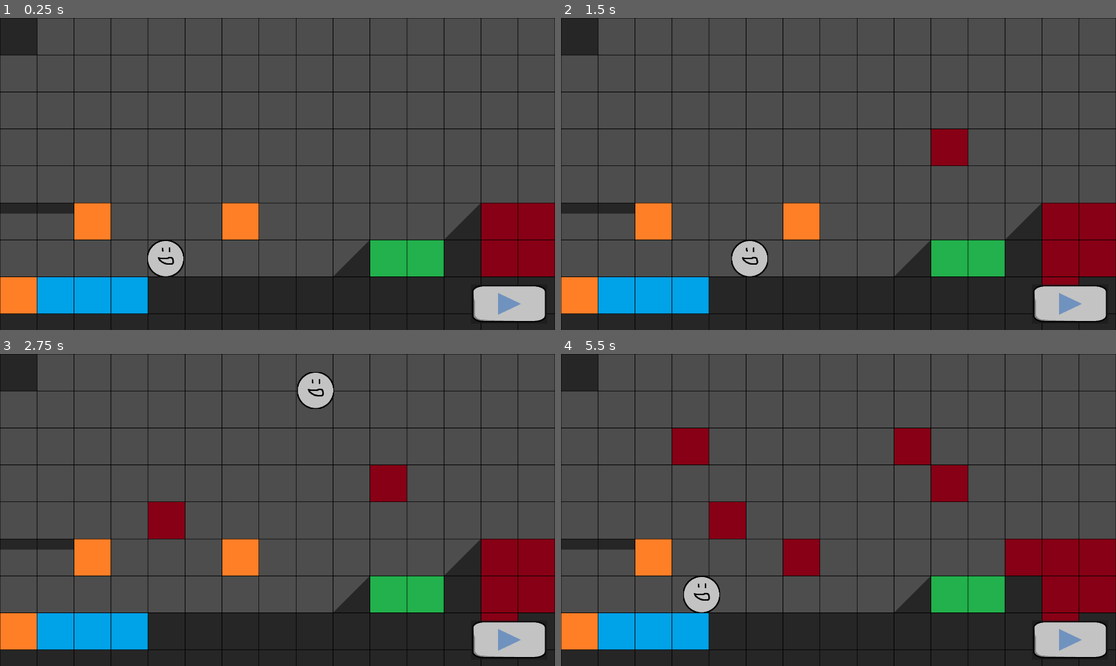
Above: before the commit, frames 1-4 (two rows, left to right).
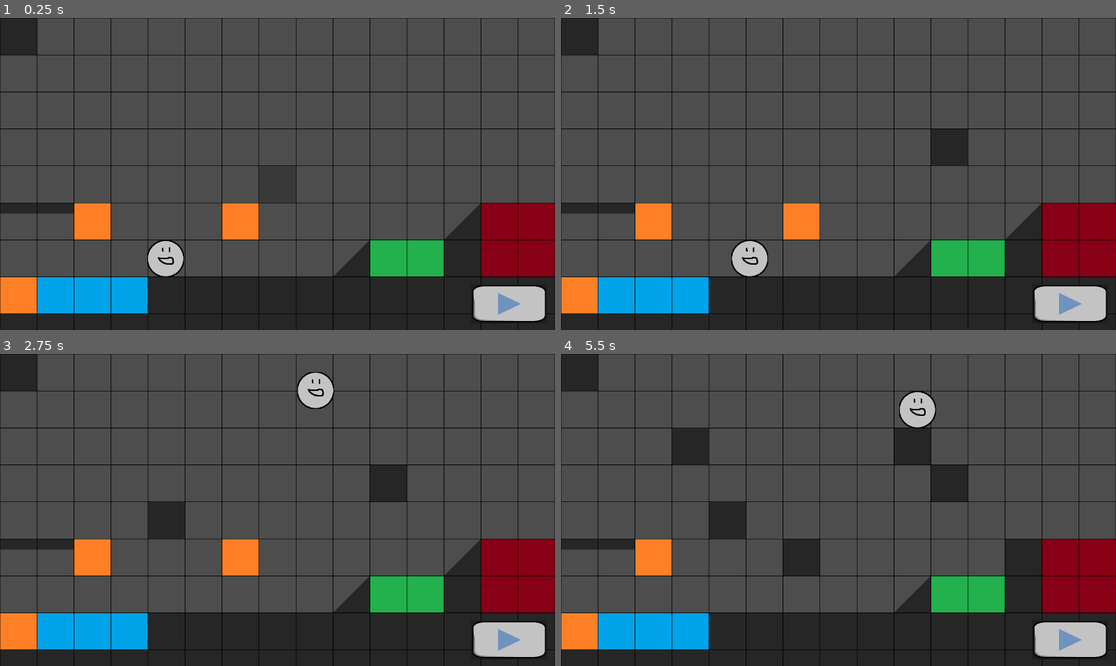
Above: after the commit, the same moments.

Repository: superwhack/levelsmith-platformer
Game: Godot game, scene res://Scenes/node_2d.tscn
Two runs of this game, one before a commit and one after it. Both use one fixed random seed, a clock stepped at 60 frames per second and the inputs below.
Inputs (mouse positions are in pixels of both pictures, inside the frame that each line leads up to):
- Up to frame 1 (0.25 s): no input
- Up to frame 2 (1.5 s): click (1071, 305) at 0.5 s; tap Enter at 1.25 s; move the mouse to (960, 158) at 1.27 s; press the mouse at (960, 158) at 1.28 s; hold Right (right) from 1.28 s (still down)
- Up to frame 3 (2.75 s): keep holding Right (right); tap Space (jump) at 1.52, 2.27 s; right-click (399, 494) at 1.55 s; move the mouse to (166, 525) at 2.02 s; release the mouse at (166, 525) at 2.03 s; right-click (166, 525) at 2.1 s; click (166, 525) at 2.3 s
- Up to frame 4 (5.5 s): move the mouse to (894, 441) at 2.77 s; release Right (right) at 2.78 s; press the mouse at (894, 441) at 2.78 s; hold Left (left) 2.78-3.53 s; right-click (894, 441) at 3.05 s; move the mouse to (810, 572) at 3.52 s; release the mouse at (810, 572) at 3.53 s; hold Right (right) 3.53-5.03 s; right-click (810, 572) at 3.6 s; tap Space (jump) at 3.77, 4.52, 5.27 s; click (810, 572) at 3.8 s; move the mouse to (1005, 556) at 4.27 s; press the mouse at (1005, 556) at 4.28 s; right-click (1005, 556) at 4.55 s; move the mouse to (672, 463) at 5.02 s; release the mouse at (672, 463) at 5.03 s; hold Left (left) from 5.03 s (still down); right-click (672, 463) at 5.1 s; click (672, 463) at 5.3 s

The runs differ from the first frame. In frame 2, 1.0% of the frame differs, in the area x 66-94%, y 35-86%; in frame 3, 1.7%; in frame 4, 6.1%, in the area x 20-94%, y 11-86%.

Commit message:
preview tile implemented

Diff:
--- /dev/null
+++ b/levelsmith-platformer/Resources/TileSet.tres
@@ -0,0 +1,85 @@
+[gd_resource type="TileSet" format=3 uid="uid://d1n0acfj67o7r"]
+
+[ext_resource type="Texture2D" uid="uid://bb7ntbfefykop" path="res://Assets/Sprites/Tiles/Solid.png" id="1_00q1o"]
+[ext_resource type="Texture2D" uid="uid://pjdhb2te74w5" path="res://Assets/Sprites/Tiles/Death.png" id="2_cn8lu"]
+[ext_resource type="Texture2D" uid="uid://dmxmkfoute7gj" path="res://Assets/Sprites/Tiles/OneWay.png" id="3_alyph"]
+[ext_resource type="Texture2D" uid="uid://0ytag227enwn" path="res://Assets/Sprites/Tiles/Ice.png" id="4_6ba2f"]
+[ext_resource type="Texture2D" uid="uid://6bkm68b4v1w3" path="res://Assets/Sprites/Tiles/Sticky.png" id="5_8sjof"]
+[ext_resource type="Texture2D" uid="uid://cw3was5c5db7p" path="res://Assets/Sprites/Tiles/Bounce.png" id="6_me1w5"]
+[ext_resource type="Texture2D" uid="uid://dhaaqxr1wx2qb" path="res://Assets/Sprites/Tiles/Slope.png" id="7_jbnof"]
+
+[sub_resource type="TileSetAtlasSource" id="TileSetAtlasSource_rjqkl"]
+texture = ExtResource("1_00q1o")
+texture_region_size = Vector2i(128, 128)
+0:0/0 = 0
+0:0/0/physics_layer_0/polygon_0/points = PackedVector2Array(-64, -64, 64, -64, 64, 64, -64, 64, -64, -64)
+0:0/0/custom_data_3 = "solid"
+
+[sub_resource type="TileSetAtlasSource" id="TileSetAtlasSource_d2bti"]
+texture = ExtResource("2_cn8lu")
+texture_region_size = Vector2i(128, 128)
+0:0/0 = 0
+0:0/0/physics_layer_0/polygon_0/points = PackedVector2Array(-64, -64, 64, -64, 64, 64, -64, 64)
+0:0/0/custom_data_2 = 5
+0:0/0/custom_data_3 = "hazard"
+
+[sub_resource type="TileSetAtlasSource" id="TileSetAtlasSource_flf07"]
+texture = ExtResource("3_alyph")
+texture_region_size = Vector2i(128, 128)
+0:0/0 = 0
+0:0/0/physics_layer_0/polygon_0/points = PackedVector2Array(-64, -64, -64, -26.620003, 64, -26.620003, 64, -64, -64, -64)
+0:0/0/physics_layer_0/polygon_0/one_way = true
+0:0/0/custom_data_3 = "oneway"
+
+[sub_resource type="TileSetAtlasSource" id="TileSetAtlasSource_ta5nu"]
+texture = ExtResource("4_6ba2f")
+texture_region_size = Vector2i(128, 128)
+0:0/0 = 0
+0:0/0/physics_layer_0/polygon_0/points = PackedVector2Array(-64, -64, 64, -64, 64, 64, -64, 64)
+0:0/0/custom_data_1 = 3.0
+0:0/0/custom_data_3 = "ice"
+
+[sub_resource type="TileSetAtlasSource" id="TileSetAtlasSource_k73cj"]
+texture = ExtResource("5_8sjof")
+texture_region_size = Vector2i(128, 128)
+0:0/0 = 0
+0:0/0/physics_layer_0/polygon_0/points = PackedVector2Array(-64, -64, 64, -64, 64, 64, -64, 64)
+0:0/0/custom_data_3 = "slow"
+
+[sub_resource type="TileSetAtlasSource" id="TileSetAtlasSource_hqns4"]
+texture = ExtResource("6_me1w5")
+texture_region_size = Vector2i(128, 128)
+0:0/0 = 0
+0:0/0/physics_layer_0/polygon_0/points = PackedVector2Array(-64, -64, -64, 64, 64, 64, 64, -64)
+0:0/0/custom_data_0 = 1.0
+0:0/0/custom_data_3 = "bounce"
+
+[sub_resource type="TileSetAtlasSource" id="TileSetAtlasSource_x0ka3"]
+texture = ExtResource("7_jbnof")
+texture_region_size = Vector2i(128, 128)
+0:0/0 = 0
+0:0/0/physics_layer_0/polygon_0/points = PackedVector2Array(-64, -64, 64, 64, -64, 64)
+0:0/0/custom_data_3 = "slope"
+1:0/0 = 0
+1:0/0/physics_layer_0/polygon_0/points = PackedVector2Array(-64, -23.716003, 64, 19.844002, 64, 64, -64, 64)
+2:0/0 = 0
+2:0/0/physics_layer_0/polygon_0/points = PackedVector2Array(-64, 19.844002, -64, 64, 64, 64)
+
+[resource]
+tile_size = Vector2i(128, 128)
+physics_layer_0/collision_layer = 1
+custom_data_layer_0/name = "bounce"
+custom_data_layer_0/type = 3
+custom_data_layer_1/name = "friction"
+custom_data_layer_1/type = 3
+custom_data_layer_2/name = "damage"
+custom_data_layer_2/type = 2
+custom_data_layer_3/name = "name"
+custom_data_layer_3/type = 4
+sources/0 = SubResource("TileSetAtlasSource_rjqkl")
+sources/1 = SubResource("TileSetAtlasSource_d2bti")
+sources/3 = SubResource("TileSetAtlasSource_ta5nu")
+sources/2 = SubResource("TileSetAtlasSource_flf07")
+sources/4 = SubResource("TileSetAtlasSource_k73cj")
+sources/5 = SubResource("TileSetAtlasSource_hqns4")
+sources/6 = SubResource("TileSetAtlasSource_x0ka3")
--- a/levelsmith-platformer/Scenes/EditingState.tscn
+++ b/levelsmith-platformer/Scenes/EditingState.tscn
@@ -1,90 +1,8 @@
 [gd_scene format=4 uid="uid://caq0xpjy4ivf0"]
 
 [ext_resource type="Script" uid="uid://j3321yekjhij" path="res://Scripts/EditorManager.gd" id="1_3goer"]
-[ext_resource type="Texture2D" uid="uid://bb7ntbfefykop" path="res://Assets/Sprites/Tiles/Solid.png" id="2_coe6j"]
-[ext_resource type="Texture2D" uid="uid://wm003qlxb4yh" path="res://Assets/Sprites/Tiles/Death.png" id="3_73dr1"]
-[ext_resource type="Texture2D" uid="uid://0ytag227enwn" path="res://Assets/Sprites/Tiles/Ice.png" id="4_l8xcd"]
-[ext_resource type="Texture2D" uid="uid://dmxmkfoute7gj" path="res://Assets/Sprites/Tiles/OneWay.png" id="5_0tui6"]
-[ext_resource type="Texture2D" uid="uid://6bkm68b4v1w3" path="res://Assets/Sprites/Tiles/Sticky.png" id="6_wnpog"]
-[ext_resource type="Texture2D" uid="uid://cw3was5c5db7p" path="res://Assets/Sprites/Tiles/Bounce.png" id="7_qlwba"]
-[ext_resource type="Texture2D" uid="uid://dhaaqxr1wx2qb" path="res://Assets/Sprites/Tiles/Slope.png" id="8_g86xp"]
+[ext_resource type="TileSet" uid="uid://d1n0acfj67o7r" path="res://Resources/TileSet.tres" id="2_8t3j3"]
 [ext_resource type="Texture2D" uid="uid://cwhg3tjyytxee" path="res://Assets/Sprites/Tiles/GridLine.png" id="9_2u2e6"]
-
-[sub_resource type="TileSetAtlasSource" id="TileSetAtlasSource_rjqkl"]
-texture = ExtResource("2_coe6j")
-texture_region_size = Vector2i(128, 128)
-0:0/0 = 0
-0:0/0/physics_layer_0/polygon_0/points = PackedVector2Array(-64, -64, 64, -64, 64, 64, -64, 64, -64, -64)
-0:0/0/custom_data_3 = "solid"
-
-[sub_resource type="TileSetAtlasSource" id="TileSetAtlasSource_d2bti"]
-texture = ExtResource("3_73dr1")
-texture_region_size = Vector2i(128, 128)
-0:0/0 = 0
-0:0/0/physics_layer_0/polygon_0/points = PackedVector2Array(-64, -64, 64, -64, 64, 64, -64, 64)
-0:0/0/custom_data_2 = 5
-0:0/0/custom_data_3 = "hazard"
-
-[sub_resource type="TileSetAtlasSource" id="TileSetAtlasSource_flf07"]
-texture = ExtResource("5_0tui6")
-texture_region_size = Vector2i(128, 128)
-0:0/0 = 0
-0:0/0/physics_layer_0/polygon_0/points = PackedVector2Array(-64, -64, -64, -26.620003, 64, -26.620003, 64, -64, -64, -64)
-0:0/0/physics_layer_0/polygon_0/one_way = true
-0:0/0/custom_data_3 = "oneway"
-
-[sub_resource type="TileSetAtlasSource" id="TileSetAtlasSource_ta5nu"]
-texture = ExtResource("4_l8xcd")
-texture_region_size = Vector2i(128, 128)
-0:0/0 = 0
-0:0/0/physics_layer_0/polygon_0/points = PackedVector2Array(-64, -64, 64, -64, 64, 64, -64, 64)
-0:0/0/custom_data_1 = 3.0
-0:0/0/custom_data_3 = "ice"
-
-[sub_resource type="TileSetAtlasSource" id="TileSetAtlasSource_k73cj"]
-texture = ExtResource("6_wnpog")
-texture_region_size = Vector2i(128, 128)
-0:0/0 = 0
-0:0/0/physics_layer_0/polygon_0/points = PackedVector2Array(-64, -64, 64, -64, 64, 64, -64, 64)
-0:0/0/custom_data_3 = "slow"
-
-[sub_resource type="TileSetAtlasSource" id="TileSetAtlasSource_hqns4"]
-texture = ExtResource("7_qlwba")
-texture_region_size = Vector2i(128, 128)
-0:0/0 = 0
-0:0/0/physics_layer_0/polygon_0/points = PackedVector2Array(-64, -64, -64, 64, 64, 64, 64, -64)
-0:0/0/custom_data_0 = 1.0
-0:0/0/custom_data_3 = "bounce"
-
-[sub_resource type="TileSetAtlasSource" id="TileSetAtlasSource_x0ka3"]
-texture = ExtResource("8_g86xp")
-texture_region_size = Vector2i(128, 128)
-0:0/0 = 0
-0:0/0/physics_layer_0/polygon_0/points = PackedVector2Array(-64, -64, 64, 64, -64, 64)
-0:0/0/custom_data_3 = "slope"
-1:0/0 = 0
-1:0/0/physics_layer_0/polygon_0/points = PackedVector2Array(-64, -23.716003, 64, 19.844002, 64, 64, -64, 64)
-2:0/0 = 0
-2:0/0/physics_layer_0/polygon_0/points = PackedVector2Array(-64, 19.844002, -64, 64, 64, 64)
-
-[sub_resource type="TileSet" id="TileSet_4d7sh"]
-tile_size = Vector2i(128, 128)
-physics_layer_0/collision_layer = 1
-custom_data_layer_0/name = "bounce"
-custom_data_layer_0/type = 3
-custom_data_layer_1/name = "friction"
-custom_data_layer_1/type = 3
-custom_data_layer_2/name = "damage"
-custom_data_layer_2/type = 2
-custom_data_layer_3/name = "name"
-custom_data_layer_3/type = 4
-sources/0 = SubResource("TileSetAtlasSource_rjqkl")
-sources/1 = SubResource("TileSetAtlasSource_d2bti")
-sources/3 = SubResource("TileSetAtlasSource_ta5nu")
-sources/2 = SubResource("TileSetAtlasSource_flf07")
-sources/4 = SubResource("TileSetAtlasSource_k73cj")
-sources/5 = SubResource("TileSetAtlasSource_hqns4")
-sources/6 = SubResource("TileSetAtlasSource_x0ka3")
 
 [sub_resource type="PhysicsMaterial" id="PhysicsMaterial_hqns4"]
 
@@ -111,27 +29,17 @@
 physics_layer_2/physics_material = SubResource("PhysicsMaterial_ir8iy")
 sources/1 = SubResource("TileSetAtlasSource_0h7mo")
 
-[sub_resource type="TileSet" id="TileSet_d2bti"]
-tile_size = Vector2i(128, 128)
-physics_layer_0/collision_layer = 1
-physics_layer_0/physics_material = SubResource("PhysicsMaterial_hqns4")
-physics_layer_1/collision_layer = 2
-physics_layer_1/collision_mask = 2
-physics_layer_1/physics_material = SubResource("PhysicsMaterial_rj586")
-physics_layer_2/collision_layer = 4
-physics_layer_2/collision_mask = 4
-physics_layer_2/physics_material = SubResource("PhysicsMaterial_ir8iy")
-
 [node name="EditorManager" type="Node2D" unique_id=2045534837]
 script = ExtResource("1_3goer")
 
 [node name="Tiles" type="TileMapLayer" parent="." unique_id=1452837543]
 tile_map_data = PackedByteArray("AAAAAAcABQAAAAAAAAABAAcAAwAAAAAAAAACAAcAAwAAAAAAAAADAAcAAwAAAAAAAAAEAAcAAAAAAAAAAAAFAA …(1456 unchanged characters)…
-tile_set = SubResource("TileSet_4d7sh")
+tile_set = ExtResource("2_8t3j3")
 
 [node name="GridLines" type="TileMapLayer" parent="." unique_id=669187714]
 tile_map_data = PackedByteArray("AAAAAAAAAQAAAAAAAAAAAAEAAQAAAAAAAAAAAAIAAQAAAAAAAAAAAAMAAQAAAAAAAAAAAAQAAQAAAAAAAAAAAA …(2096 unchanged characters)…
 tile_set = SubResource("TileSet_nr8wp")
 
 [node name="PreviewTile" type="TileMapLayer" parent="." unique_id=1302011485]
-tile_set = SubResource("TileSet_d2bti")
+modulate = Color(1, 1, 1, 0.5058824)
+tile_set = ExtResource("2_8t3j3")
--- a/levelsmith-platformer/Scripts/EditorManager.gd
+++ b/levelsmith-platformer/Scripts/EditorManager.gd
@@ -8,7 +8,11 @@
 # References to grid TileMapLayer child nodes
 var tileSet: TileMapLayer;
 var gridLines: TileMapLayer;
-var previewTile: TileMapLayer;
+var previewTileMap: TileMapLayer;
+
+# Mouse position variables
+var currentMousePosition: Vector2;
+var prevMousePosition: Vector2;
 
 # Player spawnpoint. Set when placing the object.
 var playerSpawnPosition: Vector2 = Vector2(-1, -1);
@@ -18,37 +22,42 @@
 func _ready() -> void:
 	tileSet = get_child(0);
 	gridLines = get_child(1);
-	previewTile = get_child(2);
+	previewTileMap = get_child(2);
 
-	brushTile = Global.TileType.DEATH;
+	brushTile = Global.TileType.SOLID;
 
 ## Runs every frame during the editing state
 ## delta: how much time has passed
 func _process(_delta: float) -> void:
+	# record the position of the mouse on this frame
+	currentMousePosition = get_grid_mouse_position(get_global_mouse_position());
+
+	update_preview_tile(currentMousePosition, prevMousePosition);
 
 	if (Input.is_action_pressed("left-click")):
-		place_tile(get_global_mouse_position());
+		place_tile(currentMousePosition);
 
 	if (Input.is_action_pressed("right-click")):
-		delete_tile(get_global_mouse_position());
+		delete_tile(currentMousePosition);
+
+	# save the mouse position to the previous frame
+	prevMousePosition = currentMousePosition;
 
 ## Places down the current brushing tile at the clicked position.
 ## position: Where the mouse is during the click.
 func place_tile(clickPosition: Vector2) -> void:
-	var tilePosition: Vector2 = tileSet.local_to_map(tileSet.to_local(clickPosition));
-	if (tileSet.get_cell_source_id(tilePosition) == brushTile): return;
+	if (tileSet.get_cell_source_id(clickPosition) == brushTile): return;
 
-	tileSet.erase_cell(tilePosition);
-	tileSet.set_cell(tilePosition, brushTile, Vector2i.ZERO);
+	tileSet.erase_cell(clickPosition);
+	tileSet.set_cell(clickPosition, brushTile, Vector2i.ZERO);
 
 func place_object(clickPosition: Vector2) -> void:
 	print("a");
 
-## Deletes a tile at the clicked position
-## position: Where the mouse during the click.
+## Deletes a tile at the clicked position.
+## position: Where the mouse is during the click.
 func delete_tile(clickPosition: Vector2) -> void:
-	var tilePosition: Vector2 = tileSet.local_to_map(tileSet.to_local(clickPosition));
-	tileSet.erase_cell(tilePosition);
+	tileSet.erase_cell(clickPosition);
 
 func select_tile(clickPosition: Vector2) -> void:
 	print("a");
@@ -62,9 +71,19 @@
 func update_brush_tile(tileId: int) -> void:
 	print("a");
 
-func toggle_grid_lines() -> void:
-	print("a");
+
+func update_preview_tile(mousePosition: Vector2, prevMousePosition: Vector2) -> void:
+	previewTileMap.set_cell(mousePosition, brushTile, Vector2i.ZERO);
+
+	if (mousePosition != prevMousePosition):
+		previewTileMap.erase_cell(prevMousePosition);
 
 # Change the selected tool to the clicked on tool.
 func change_tool(tool: Global.Tool) -> void:
 	currentTool = tool;
+
+## Converts the mouse's position into grid coordinates.
+## mousePosition: Where the cursor currently is in world space.
+## returns: The grid-coordinate equivalent of the position.
+func get_grid_mouse_position(mousePosition: Vector2) -> Vector2:
+	return tileSet.local_to_map(tileSet.to_local(mousePosition));
Not shown, changed: levelsmith-platformer/Assets/Sprites/Tiles/death.png.import
